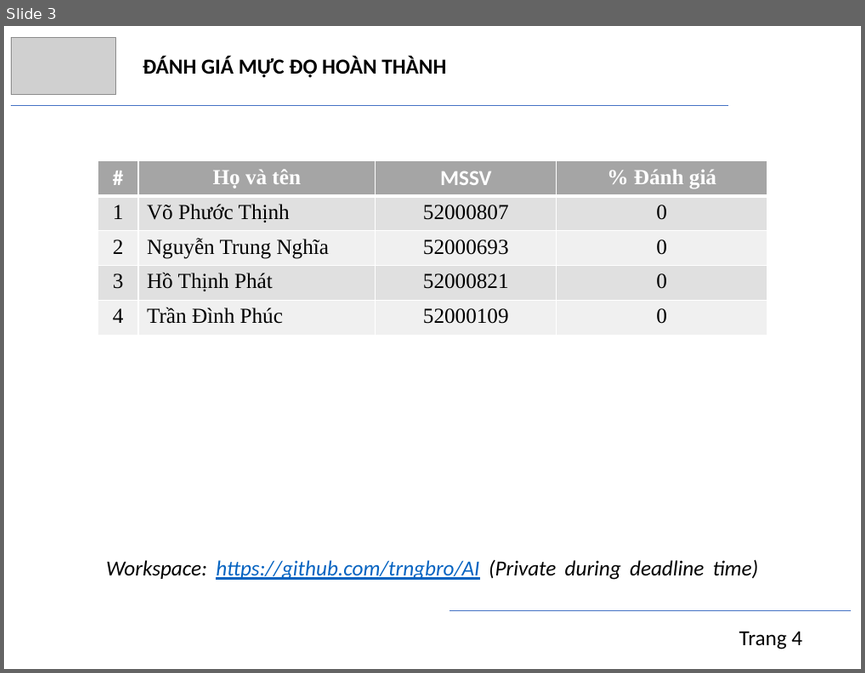
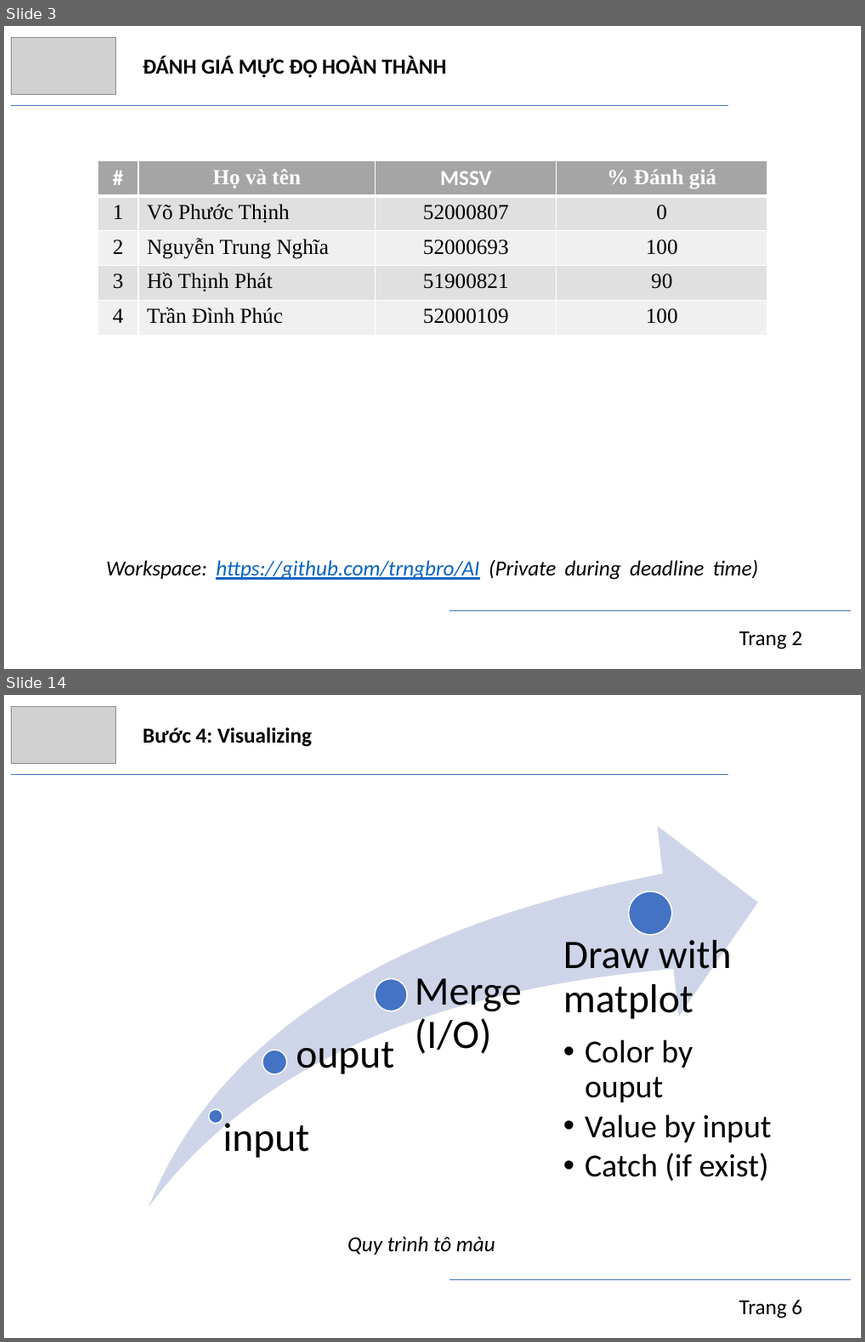
Before and after one commit to trngbro/AI, a slide deck: present/progress/presentation.pptx. Shown one above the other, each under a label of ours: slide 3 before the commit, slides 3 and 14 after it; the slides between them are not shown. The pictures are 865x673 and 865x1342 pixels, drawn with LibreOffice and Linux fonts; fonts in the diff are those of the drawing; grey boxes stand for pictures. Boxes give left, top, right and bottom in pixels: in the first picture for what was removed or moved away, otherwise in the second. Text is boxed around its words. In the diff, an @@ line names an element or a change of style, - is before the commit and + after.

```diff
--- a/present/progress/presentation.pptx
+++ b/present/progress/presentation.pptx
@@ slide 14 added at (4,695,861,1338), background #FFFFFF @@
@@ picture added at (11,706,115,764) @@
@@ text added at (143,727,312,747), 18 pt, text #000000, bold @@
+Bước 4: Visualizing
@@ line added from (11, 775) to (728, 775), #4472C4 0.5 pt @@
@@ group added at (148,826,772,1207): 4 ellipses, 4 texts, 1 swoosh arrow @@
+input
+ouput
+Merge (I/O)
+Draw with matplot
+  • Color by ouput
+  • Value by input
+  • Catch (if exist)
@@ text added at (347,1236,495,1254), 18 pt, text #000000, italic @@
+Quy trình tô màu
@@ line added from (449, 1279) to (851, 1279), #4472C4 0.5 pt @@
@@ text added at (739,1299,802,1318), 18 pt, text #000000 @@
+Trang 6
@@ slide 3 changed as well @@
@@ table at (98,161,766,335) @@
-row 3, column 4: 0
+row 3, column 4: 100
-row 4, column 3: 52000821
+row 4, column 3: 51900821
-row 4, column 4: 0
+row 4, column 4: 90
-row 5, column 4: 0
+row 5, column 4: 100
@@ text at (739,630,802,649): text changed @@
-Trang 4
+Trang 2
```
Also in this commit, not shown: 3 other slides changed, 17 other slides added, 1 other file.
